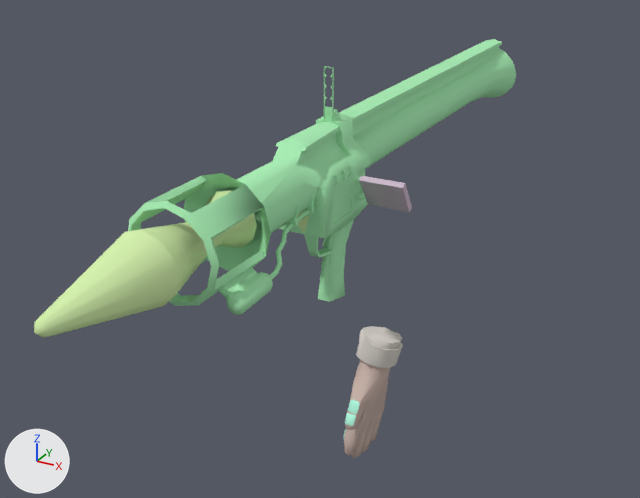
The Blender file models/BlenderFiles/RPG.blend: old version first, new version second.
Both versions are drawn from a 50 mm camera at (17.3, -55.7, 74.9) aimed at (-8.1, -9.4, 51.7). Arrows for +X, +Y and +Z are at lower left; the lights stay in place.

The older version as bpy lines, for what is in view:
```python
ob_v_rpg_reference = bpy.data.objects.new('v_rpg_reference', me_v_rpg_reference)
ob_v_rpg_reference.location = (0.0, 0.0, 0.0)
ob_v_rpg_v_gordon_hands_reference = bpy.data.objects.new('v_rpg_v_gordon_hands_reference', me_v_rpg_v_gordon_hands_reference)
ob_v_rpg_v_gordon_hands_reference.location = (0.0, 0.0, 0.0)
```
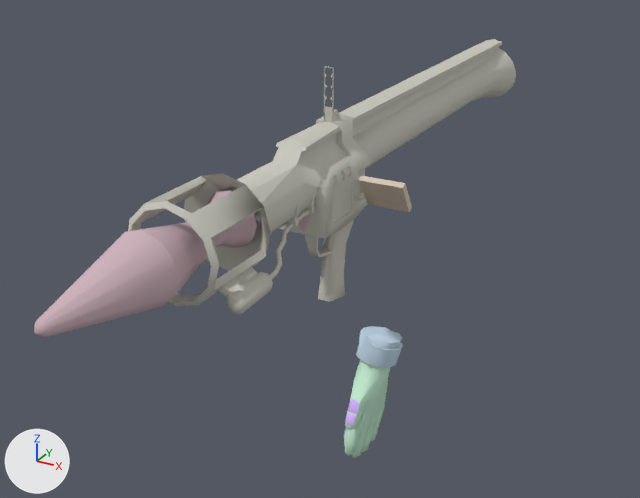
What differs and where, as boxes [x1, y1, x2, y2] in the pictures (640 x 498 px):
'v_rpg_reference', recoloured (green to grey): [34, 39, 516, 337] in both
'v_rpg_v_gordon_hands_reference', recoloured: [344, 326, 403, 458] in both

Diff of the bpy script that builds the scene:
```diff
--- a/models/BlenderFiles/RPG.blend.py
+++ b/models/BlenderFiles/RPG.blend.py
@@ mat_gordon_glove_chrome_bmp @@
 mat_gordon_glove_chrome_bmp = diffuse_material('gordon_glove_Chrome.bmp')
-mat_gordon_glove_chrome_bmp.base_color = (0.592, 0.46, 0.409)  # light grey #cab5ab
+mat_gordon_glove_chrome_bmp.base_color = (0.561, 0.843, 0.64)  # green #c5edd1
@@ mat_v_rpg_reference_bmp @@
 mat_v_rpg_reference_bmp = diffuse_material('v_rpg_reference.BMP')
-mat_v_rpg_reference_bmp.base_color = (0.406, 0.85, 0.47)  # green #abedb6
+mat_v_rpg_reference_bmp.base_color = (0.59, 0.584, 0.52)  # light grey #cac9bf
@@ mat_v_rpg_rocket_bmp @@
 mat_v_rpg_rocket_bmp = diffuse_material('v_rpg_rocket.BMP')
-mat_v_rpg_rocket_bmp.base_color = (0.667, 0.883, 0.426)  # green #d5f1af
+mat_v_rpg_rocket_bmp.base_color = (0.618, 0.452, 0.501)  # light grey #ceb3bc
```
